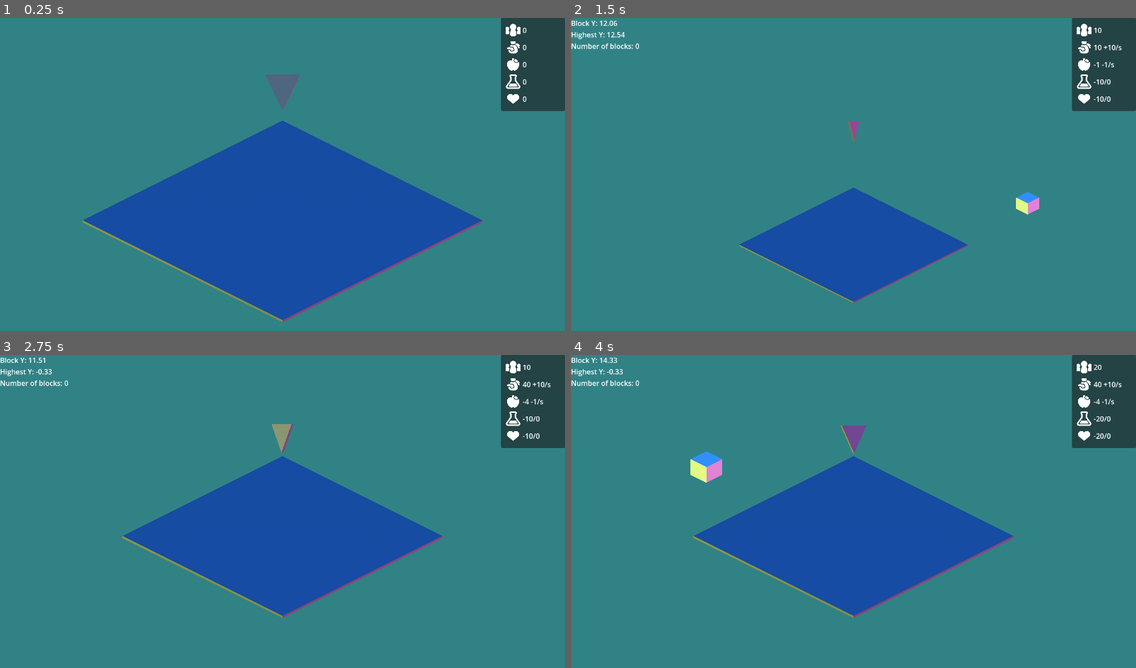
Above: before the commit, frames 1-4 (two rows, left to right).
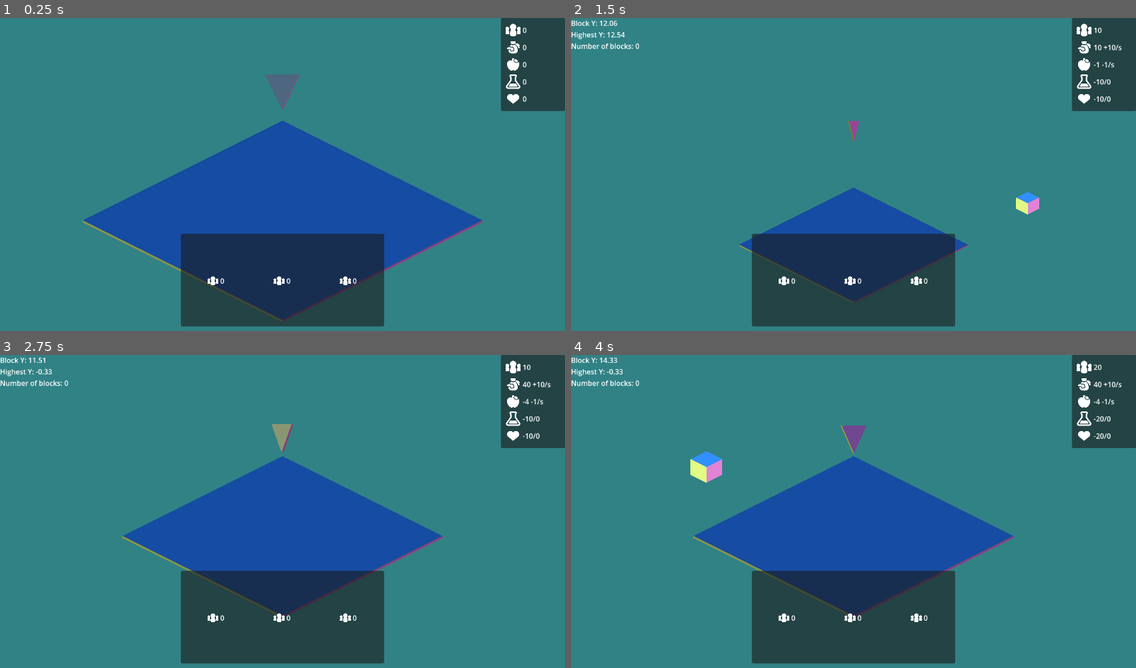
Above: after the commit, the same moments.

Repository: dream-team-reborn/godot-wild-jam-73
Game: Godot game, scene res://scenes/game.tscn
Two runs of this game, one before a commit and one after it. Both use one fixed random seed, a clock stepped at 60 frames per second and the inputs below. The engine's default icon, where the game draws it, is replaced by a stand-in: a white triangle on a blue panel in a dark square.
Inputs (mouse positions are in pixels of both pictures, inside the frame that each line leads up to):
- Up to frame 1 (0.25 s): no input
- Up to frame 2 (1.5 s): move the mouse to (977, 161) at 0.52 s; hold Right (move_right) 0.53-1.25 s; hold Space (confirm) 0.53-1.25 s; click (977, 161) at 0.67 s; drag from (740, 193) to (825, 240) at 1.27 s
- Up to frame 3 (2.75 s): move the mouse to (339, 442) at 2.02 s; hold Right (move_right) from 2.03 s (still down); hold Space (confirm) from 2.03 s (still down)
- Up to frame 4 (4 s): release Right (move_right) at 2.75 s; release Space (confirm) at 2.75 s; drag from (825, 577) to (684, 464) at 2.77 s; move the mouse to (1023, 561) at 3.52 s; hold Left (move_left) from 3.53 s (still down); hold Space (confirm) from 3.53 s (still down)

The runs differ from the first frame. In frame 1, 11% of the frame differs, in the area x 32-68%, y 68-99%; in frame 2, 11%; in frame 3, 11%; in frame 4, 11%.

Commit message:
block placement ui WIP

Diff:
--- a/project.godot
+++ b/project.godot
@@ -34,6 +34,7 @@
 
 window/size/viewport_width=1280
 window/size/viewport_height=720
+window/stretch/mode="viewport"
 window/stretch/aspect="expand"
 
 [editor_plugins]
--- a/scenes/gui_manager.tscn
+++ b/scenes/gui_manager.tscn
@@ -6,6 +6,7 @@
 [ext_resource type="Texture2D" uid="uid://3acmpylc47td" path="res://assets/resource_apple.png" id="5_7p4cl"]
 [ext_resource type="Texture2D" uid="uid://ovp7w5io5fsu" path="res://assets/flask_half.png" id="6_erc6b"]
 [ext_resource type="Texture2D" uid="uid://b6j74md1sh0g1" path="res://assets/suit_hearts.png" id="7_fmyhs"]
+[ext_resource type="Texture2D" uid="uid://b0d6a41p10hr7" path="res://assets/module_x.png" id="7_rj1vr"]
 
 [node name="GuiManager" type="Control"]
 layout_mode = 3
@@ -32,38 +33,38 @@
 theme_override_constants/margin_right = 10
 theme_override_constants/margin_bottom = 10
 
-[node name="HBoxContainer" type="VBoxContainer" parent="PanelContainer/MarginContainer"]
-layout_mode = 2
-size_flags_vertical = 0
-alignment = 1
-
-[node name="PopulationContainer" type="HBoxContainer" parent="PanelContainer/MarginContainer/HBoxContainer"]
-layout_mode = 2
-size_flags_horizontal = 0
-size_flags_vertical = 0
-alignment = 1
-
-[node name="TextureRect" type="TextureRect" parent="PanelContainer/MarginContainer/HBoxContainer/PopulationContainer"]
-custom_minimum_size = Vector2(35, 35)
-layout_mode = 2
-size_flags_vertical = 4
-texture = ExtResource("2_k12re")
-expand_mode = 1
-stretch_mode = 4
-
-[node name="PopulationLabel" type="Label" parent="PanelContainer/MarginContainer/HBoxContainer/PopulationContainer"]
-unique_name_in_owner = true
-layout_mode = 2
-text = "0
-"
-
-[node name="IncomeContainer" type="HBoxContainer" parent="PanelContainer/MarginContainer/HBoxContainer"]
-layout_mode = 2
-size_flags_horizontal = 0
-size_flags_vertical = 0
-alignment = 1
-
-[node name="TextureRect" type="TextureRect" parent="PanelContainer/MarginContainer/HBoxContainer/IncomeContainer"]
+[node name="VBoxContainer" type="VBoxContainer" parent="PanelContainer/MarginContainer"]
+layout_mode = 2
+size_flags_vertical = 0
+alignment = 1
+
+[node name="PopulationContainer" type="HBoxContainer" parent="PanelContainer/MarginContainer/VBoxContainer"]
+layout_mode = 2
+size_flags_horizontal = 0
+size_flags_vertical = 0
+alignment = 1
+
+[node name="TextureRect" type="TextureRect" parent="PanelContainer/MarginContainer/VBoxContainer/PopulationContainer"]
+custom_minimum_size = Vector2(35, 35)
+layout_mode = 2
+size_flags_vertical = 4
+texture = ExtResource("2_k12re")
+expand_mode = 1
+stretch_mode = 4
+
+[node name="PopulationLabel" type="Label" parent="PanelContainer/MarginContainer/VBoxContainer/PopulationContainer"]
+unique_name_in_owner = true
+layout_mode = 2
+text = "0
+"
+
+[node name="IncomeContainer" type="HBoxContainer" parent="PanelContainer/MarginContainer/VBoxContainer"]
+layout_mode = 2
+size_flags_horizontal = 0
+size_flags_vertical = 0
+alignment = 1
+
+[node name="TextureRect" type="TextureRect" parent="PanelContainer/MarginContainer/VBoxContainer/IncomeContainer"]
 custom_minimum_size = Vector2(35, 35)
 layout_mode = 2
 size_flags_horizontal = 4
@@ -72,18 +73,18 @@
 expand_mode = 1
 stretch_mode = 4
 
-[node name="CostLabel" type="Label" parent="PanelContainer/MarginContainer/HBoxContainer/IncomeContainer"]
+[node name="CostLabel" type="Label" parent="PanelContainer/MarginContainer/VBoxContainer/IncomeContainer"]
 unique_name_in_owner = true
 layout_mode = 2
 text = "0"
 
-[node name="FoodContainer" type="HBoxContainer" parent="PanelContainer/MarginContainer/HBoxContainer"]
-layout_mode = 2
-size_flags_horizontal = 0
-size_flags_vertical = 0
-alignment = 1
-
-[node name="TextureRect" type="TextureRect" parent="PanelContainer/MarginContainer/HBoxContainer/FoodContainer"]
+[node name="FoodContainer" type="HBoxContainer" parent="PanelContainer/MarginContainer/VBoxContainer"]
+layout_mode = 2
+size_flags_horizontal = 0
+size_flags_vertical = 0
+alignment = 1
+
+[node name="TextureRect" type="TextureRect" parent="PanelContainer/MarginContainer/VBoxContainer/FoodContainer"]
 custom_minimum_size = Vector2(35, 35)
 layout_mode = 2
 size_flags_horizontal = 4
@@ -92,19 +93,19 @@
 expand_mode = 1
 stretch_mode = 4
 
-[node name="FoodLabel" type="Label" parent="PanelContainer/MarginContainer/HBoxContainer/FoodContainer"]
-unique_name_in_owner = true
-layout_mode = 2
-text = "0
-"
-
-[node name="WaterContainer" type="HBoxContainer" parent="PanelContainer/MarginContainer/HBoxContainer"]
-layout_mode = 2
-size_flags_horizontal = 0
-size_flags_vertical = 0
-alignment = 1
-
-[node name="TextureRect" type="TextureRect" parent="PanelContainer/MarginContainer/HBoxContainer/WaterContainer"]
+[node name="FoodLabel" type="Label" parent="PanelContainer/MarginContainer/VBoxContainer/FoodContainer"]
+unique_name_in_owner = true
+layout_mode = 2
+text = "0
+"
+
+[node name="WaterContainer" type="HBoxContainer" parent="PanelContainer/MarginContainer/VBoxContainer"]
+layout_mode = 2
+size_flags_horizontal = 0
+size_flags_vertical = 0
+alignment = 1
+
+[node name="TextureRect" type="TextureRect" parent="PanelContainer/MarginContainer/VBoxContainer/WaterContainer"]
 custom_minimum_size = Vector2(35, 35)
 layout_mode = 2
 size_flags_horizontal = 4
@@ -113,18 +114,18 @@
 expand_mode = 1
 stretch_mode = 4
 
-[node name="WaterLabel" type="Label" parent="PanelContainer/MarginContainer/HBoxContainer/WaterContainer"]
+[node name="WaterLabel" type="Label" parent="PanelContainer/MarginContainer/VBoxContainer/WaterContainer"]
 unique_name_in_owner = true
 layout_mode = 2
 text = "0"
 
-[node name="FunContainer" type="HBoxContainer" parent="PanelContainer/MarginContainer/HBoxContainer"]
-layout_mode = 2
-size_flags_horizontal = 0
-size_flags_vertical = 0
-alignment = 1
-
-[node name="TextureRect" type="TextureRect" parent="PanelContainer/MarginContainer/HBoxContainer/FunContainer"]
+[node name="FunContainer" type="HBoxContainer" parent="PanelContainer/MarginContainer/VBoxContainer"]
+layout_mode = 2
+size_flags_horizontal = 0
+size_flags_vertical = 0
+alignment = 1
+
+[node name="TextureRect" type="TextureRect" parent="PanelContainer/MarginContainer/VBoxContainer/FunContainer"]
 custom_minimum_size = Vector2(35, 35)
 layout_mode = 2
 size_flags_horizontal = 4
@@ -133,7 +134,149 @@
 expand_mode = 1
 stretch_mode = 4
 
-[node name="FunLabel" type="Label" parent="PanelContainer/MarginContainer/HBoxContainer/FunContainer"]
+[node name="FunLabel" type="Label" parent="PanelContainer/MarginContainer/VBoxContainer/FunContainer"]
 unique_name_in_owner = true
 layout_mode = 2
 text = "0"
+
+[node name="MarginContainer" type="MarginContainer" parent="."]
+layout_mode = 1
+anchors_preset = 7
+anchor_left = 0.5
+anchor_top = 1.0
+anchor_right = 0.5
+anchor_bottom = 1.0
+offset_left = -250.0
+offset_top = -250.0
+offset_right = 250.0
+grow_horizontal = 2
+grow_vertical = 0
+theme_override_constants/margin_left = 20
+theme_override_constants/margin_top = 20
+theme_override_constants/margin_right = 20
+theme_override_constants/margin_bottom = 20
+
+[node name="PanelContainer2" type="PanelContainer" parent="MarginContainer"]
+layout_mode = 2
+
+[node name="MarginContainer" type="MarginContainer" parent="MarginContainer/PanelContainer2"]
+layout_mode = 2
+theme_override_constants/margin_left = 20
+theme_override_constants/margin_top = 20
+theme_override_constants/margin_right = 20
+theme_override_constants/margin_bottom = 20
+
+[node name="CenterContainer" type="CenterContainer" parent="MarginContainer/PanelContainer2/MarginContainer"]
+layout_mode = 2
+
+[node name="HBoxContainer" type="HBoxContainer" parent="MarginContainer/PanelContainer2/MarginContainer/CenterContainer"]
+layout_mode = 2
+theme_override_constants/separation = 50
+alignment = 1
+
+[node name="Block1" type="VBoxContainer" parent="MarginContainer/PanelContainer2/MarginContainer/CenterContainer/HBoxContainer"]
+layout_mode = 2
+size_flags_horizontal = 0
+size_flags_vertical = 0
+alignment = 1
+
+[node name="Block1Image" type="TextureRect" parent="MarginContainer/PanelContainer2/MarginContainer/CenterContainer/HBoxContainer/Block1"]
+custom_minimum_size = Vector2(100, 0)
+layout_mode = 2
+texture = ExtResource("7_rj1vr")
+expand_mode = 4
+stretch_mode = 6
+
+[node name="BlockCContainer" type="CenterContainer" parent="MarginContainer/PanelContainer2/MarginContainer/CenterContainer/HBoxContainer/Block1"]
+layout_mode = 2
+
+[node name="BlockVContainer" type="HBoxContainer" parent="MarginContainer/PanelContainer2/MarginContainer/CenterContainer/HBoxContainer/Block1/BlockCContainer"]
+layout_mode = 2
+size_flags_horizontal = 0
+size_flags_vertical = 0
+alignment = 1
+
+[node name="Block1Resource" type="TextureRect" parent="MarginContainer/PanelContainer2/MarginContainer/CenterContainer/HBoxContainer/Block1/BlockCContainer/BlockVContainer"]
+custom_minimum_size = Vector2(25, 20)
+layout_mode = 2
+size_flags_vertical = 4
+texture = ExtResource("2_k12re")
+expand_mode = 4
+stretch_mode = 4
+
+[node name="Block1Value" type="Label" parent="MarginContainer/PanelContainer2/MarginContainer/CenterContainer/HBoxContainer/Block1/BlockCContainer/BlockVContainer"]
+layout_mode = 2
+text = "0
+"
+
+[node name="Block2" type="VBoxContainer" parent="MarginContainer/PanelContainer2/MarginContainer/CenterContainer/HBoxContainer"]
+layout_mode = 2
+size_flags_horizontal = 0
+size_flags_vertical = 0
+alignment = 1
+
+[node name="Block2Image" type="TextureRect" parent="MarginContainer/PanelContainer2/MarginContainer/CenterContainer/HBoxContainer/Block2"]
+custom_minimum_size = Vector2(100, 0)
+layout_mode = 2
+size_flags_vertical = 4
+texture = ExtResource("7_rj1vr")
+expand_mode = 4
+stretch_mode = 6
+
+[node name="BlockCContainer" type="CenterContainer" parent="MarginContainer/PanelContainer2/MarginContainer/CenterContainer/HBoxContainer/Block2"]
+layout_mode = 2
+
+[node name="BlockVContainer" type="HBoxContainer" parent="MarginContainer/PanelContainer2/MarginContainer/CenterContainer/HBoxContainer/Block2/BlockCContainer"]
+layout_mode = 2
+size_flags_horizontal = 0
+size_flags_vertical = 0
+alignment = 1
+
+[node name="Block2Resource" type="TextureRect" parent="MarginContainer/PanelContainer2/MarginContainer/CenterContainer/HBoxContainer/Block2/BlockCContainer/BlockVContainer"]
+custom_minimum_size = Vector2(25, 20)
+layout_mode = 2
+size_flags_vertical = 4
+texture = ExtResource("2_k12re")
+expand_mode = 4
+stretch_mode = 4
+
+[node name="Block2Value" type="Label" parent="MarginContainer/PanelContainer2/MarginContainer/CenterContainer/HBoxContainer/Block2/BlockCContainer/BlockVContainer"]
+layout_mode = 2
+text = "0
+"
+
+[node name="Block3" type="VBoxContainer" parent="MarginContainer/PanelContainer2/MarginContainer/CenterContainer/HBoxContainer"]
+layout_mode = 2
+size_flags_horizontal = 0
+size_flags_vertical = 0
+alignment = 1
+
+[node name="Block2Image" type="TextureRect" parent="MarginContainer/PanelContainer2/MarginContainer/CenterContainer/HBoxContainer/Block3"]
+custom_minimum_size = Vector2(100, 0)
+layout_mode = 2
+size_flags_vertical = 4
+texture = ExtResource("7_rj1vr")
+expand_mode = 4
+stretch_mode = 6
+
+[node name="BlockCContainer" type="CenterContainer" parent="MarginContainer/PanelContainer2/MarginContainer/CenterContainer/HBoxContainer/Block3"]
+layout_mode = 2
+
+[node name="BlockVContainer" type="HBoxContainer" parent="MarginContainer/PanelContainer2/MarginContainer/CenterContainer/HBoxContainer/Block3/BlockCContainer"]
+layout_mode = 2
+size_flags_horizontal = 0
+size_flags_vertical = 0
+alignment = 1
+
+[node name="Block2Resource" type="TextureRect" parent="MarginContainer/PanelContainer2/MarginContainer/CenterContainer/HBoxContainer/Block3/BlockCContainer/BlockVContainer"]
+custom_minimum_size = Vector2(25, 20)
+layout_mode = 2
+size_flags_vertical = 4
+texture = ExtResource("2_k12re")
+expand_mode = 4
+stretch_mode = 4
+
+[node name="Block2Value" type="Label" parent="MarginContainer/PanelContainer2/MarginContainer/CenterContainer/HBoxContainer/Block3/BlockCContainer/BlockVContainer"]
+layout_mode = 2
+text = "0
+"
Not shown: 1 places in scenes/gui_manager.tscn that only renumber resources
